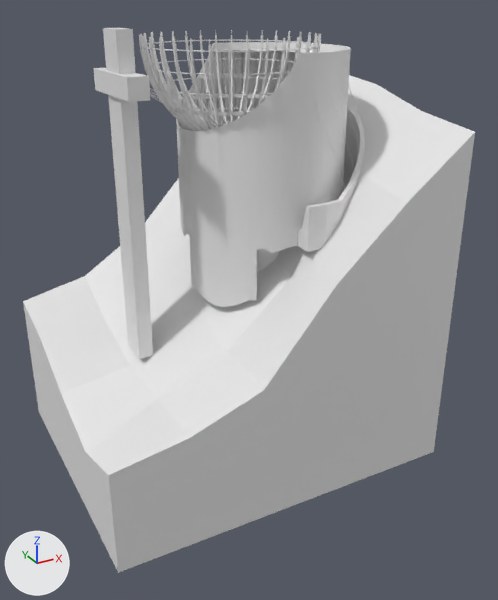
An edit to the glTF model src/glb/no001.glb, drawn before and after from the same camera.
Both versions are drawn from a camera (50 mm lens) standing at (-36.9, -62.1, 17.5) and looking at (-4.4, -3.0, -12.0). The lights are fixed; the arrows at lower left show +X, +Y and +Z. Where no turn or scale is listed for an object, it has been applied to the vertices.

The scene before the commit, as lines of its bpy script (objects in view):
```python
me_circle_002 = bpy.data.meshes.new('Circle.002')
me_circle_002.from_pydata(...)  # 118 vertices, 232 faces; spans x -4.2..9.6, y -9.9..11.3, z -4.9..6.7
me_circle_005 = bpy.data.meshes.new('Circle.005')
me_circle_005.from_pydata(...)  # 312 vertices, 624 faces; spans x -9.6..7.7, y -8.0..9.3, z -11.6..13.0
me_cube_002 = bpy.data.meshes.new('Cube.002')
me_cube_002.from_pydata(...)  # 30 vertices, 56 faces; spans x -16.4..-14.8, y -1.1..2.4, z -16.9..15.0
ob_elevator = bpy.data.objects.new('elevator', me_cube_002)
ob_elevator.location = (0.0, 0.0, 0.0)
ob_foundation = bpy.data.objects.new('foundation', me_circle_002)
ob_foundation.location = (0.0, 0.0, 0.0)
ob_skin = bpy.data.objects.new('skin', me_circle_005)
ob_skin.location = (0.0, 0.0, 0.0)
# also in view: 'sphere_bean' at (-4.5, 0.7, 9.4); 'Cube' at (-15.7, 0.7, 10.4); 'pillar' at (-1.0, 0.7, 4.5); 'site' at (-5.8, 0.0, -9.7)
```
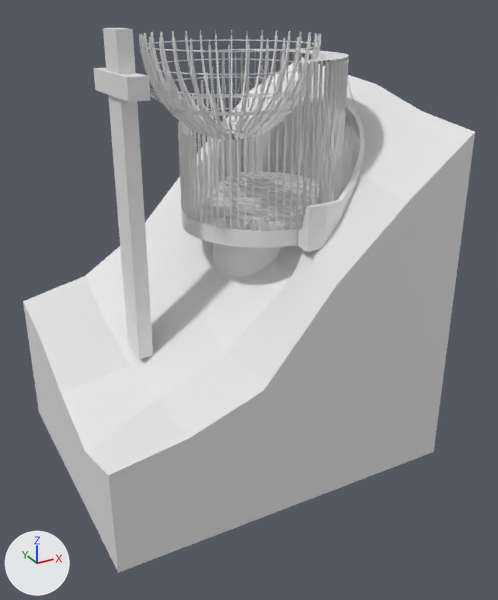
The newer file is also turned or shifted as a whole; pictures and numbers use the older file's frame.

Where the change shows, as pixel boxes [x1, y1, x2, y2] in the pictures (498 x 600 px):
'skin', deleted: before [176, 42, 351, 307]
'pillar', unchanged, uncovered by the edit: before [178, 51, 295, 131]; after [178, 51, 349, 231]
'foundation_ring', unchanged, uncovered by the edit: before [257, 249, 279, 272]; after [181, 193, 302, 277]

What changed in the scene script:
```text
Remove ob_skin:
    ob_skin = bpy.data.objects.new('skin', me_circle_005)
    ob_skin.location = (0.0, 0.0, 0.0)
```
